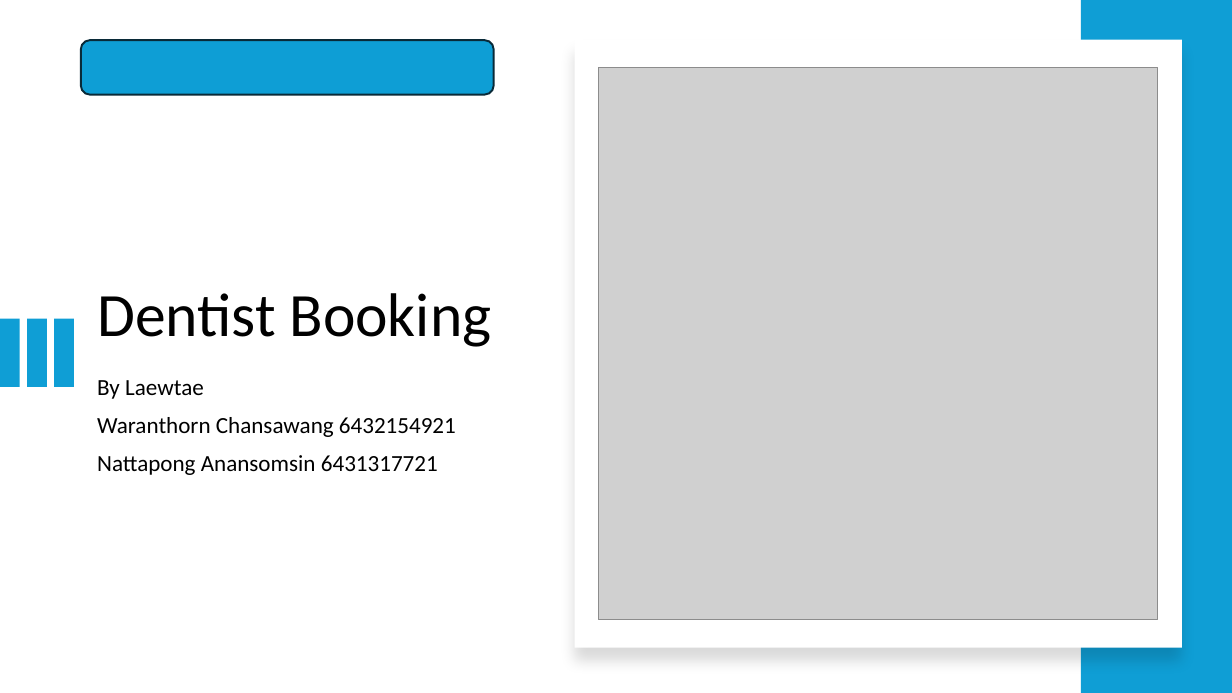
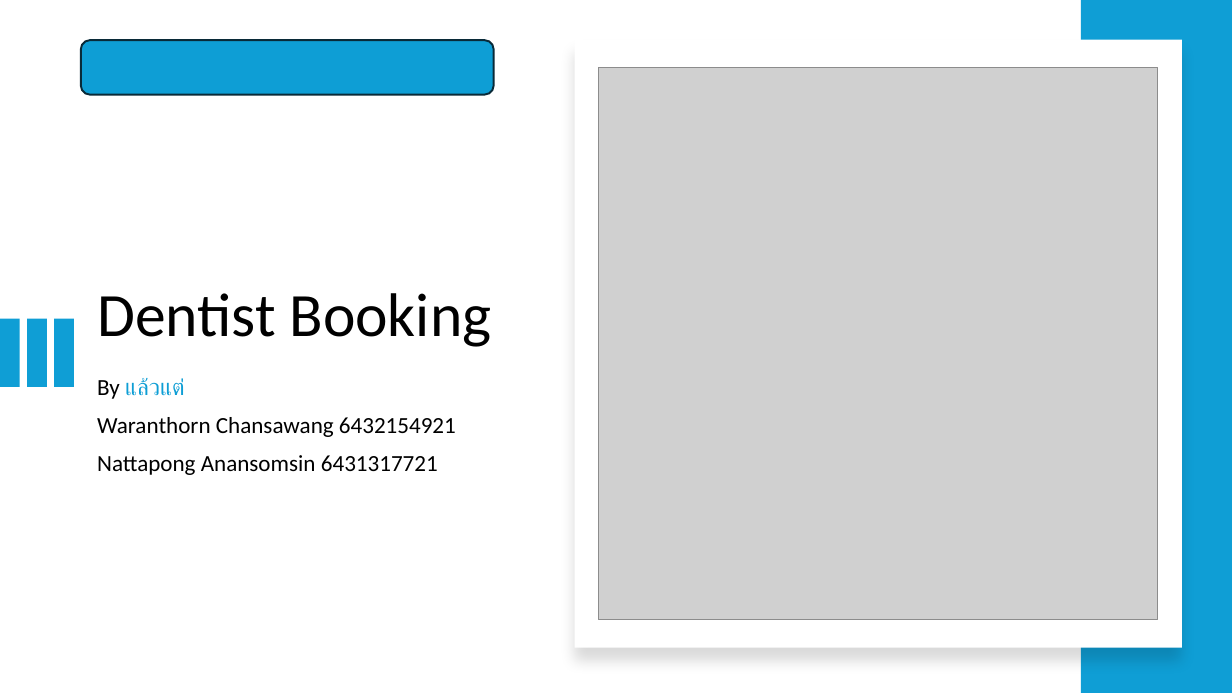
Before and after one commit to nattapong232/DentistBooking, a slide deck: slide 1 of SRS.pptx. Drawn at 1232x693 pixels with LibreOffice and Linux fonts; fonts in the diff are those of the drawing; grey boxes stand for pictures. Boxes give left, top, right and bottom in pixels: in the first picture for what was removed or moved away, otherwise in the second. Text is boxed around its words. In the diff, an @@ line names an element or a change of style, - is before the commit and + after.

```diff
--- a/SRS.pptx
+++ b/SRS.pptx
@@ subtitle at [97, 378, 185, 399]: text changed; text colour #000000 to #0E9ED5 @@
-By Laewtae
+By แล้วแต่
```
Also in this commit, not shown: 11 other slides changed, 1 slide added, 21 other files.
